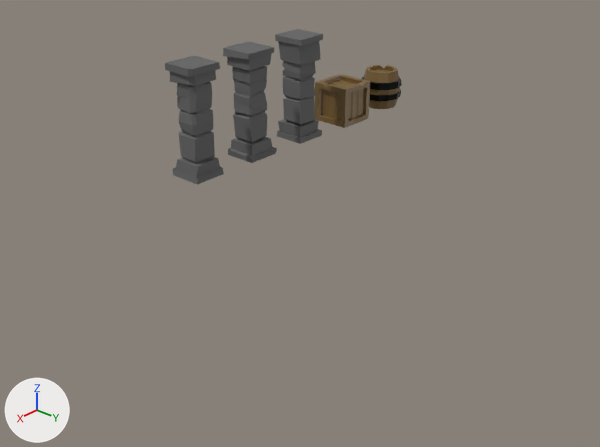
The Blender file 2nd section/Dungeon.blend, before and after one commit.
Camera for both pictures: a 50 mm camera at (15.43, 15.63, 8.5) aimed at (2.15, 3.75, -0.18). Lighting does not change. The marker at lower left points along +X, +Y and +Z. The older version comes first.

Objects in the first picture: 'barrel', 'crate', 'pillar 1', 'pillar 2', 'pillar 3'.
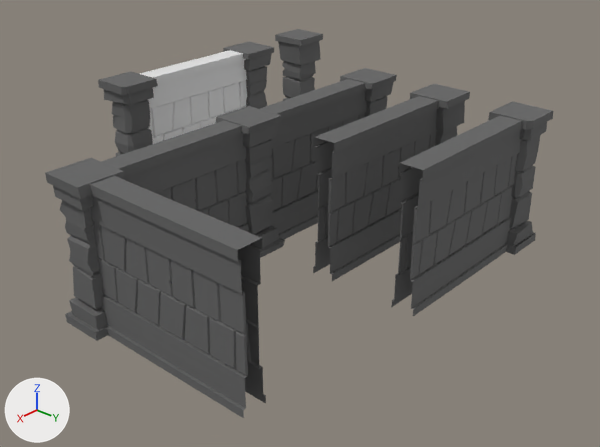
Commit message: made some walls

Location of each change, [x1, y1, x2, y2] in pixels of the pictures (600 x 447 px):
'pillar 2.003', added
    after: [45, 158, 266, 418]
'pillar 3.001', added
    after: [391, 101, 553, 316]
'pillar 1.001', added
    after: [313, 84, 470, 281]
'pillar 2.002', added
    after: [101, 106, 285, 258]
'pillar 2.001', added
    after: [260, 68, 397, 240]
'pillar 3', moved
    before: [165, 56, 224, 184]
    after: [98, 72, 158, 156]
'wall', added
    after: [140, 50, 247, 144]
'crate', hidden (brown)
    before: [315, 75, 370, 128]
'barrel', hidden
    before: [362, 65, 402, 109]
'pillar 2', unchanged, covered by the edit
    before: [223, 42, 277, 163]
    after: [223, 42, 274, 109]

The edits, one by one:
Mesh me_cube_006 is new.
It has 435 vertices, 340 faces and spans x -0.5..4.0, y -0.49..0.52, z -1.51..1.51.
It uses material mat_gray (dark grey #636363).
Mesh me_cube_003 is new.
It has 453 vertices, 359 faces and spans x -0.5..4.0, y -0.5..0.49, z -1.51..1.51.
It uses material mat_gray (dark grey #636363).
Mesh me_pillar_1_001 is new.
It has 414 vertices, 325 faces and spans x -0.49..4.0, y -0.48..0.52, z -1.51..1.51.
It uses material mat_gray (dark grey #636363).
Mesh me_plane is new.
It has 320 vertices, 235 faces and spans x -2.0..2.0, y -1.73..1.27, z -0.37..0.37.
Object 'barrel' (ob_barrel) is now hidden.
Object 'crate' (ob_crate) is now hidden.
Object 'pillar 3' (ob_pillar_3) moves from (2.0, 0.0, 1.5) to (4.0, 0.0, 1.5).
Object 'pillar 2.003' (ob_pillar_2_003) is new; it shows me_cube_006.
Its location is (8.0, 4.0, 1.5).
Its rotation in degrees is (0, 0, 90).
Object 'pillar 2.002' (ob_pillar_2_002) is new; it shows a copy of me_cube_006.
Its location is (4.0, 4.0, 1.5).
Object 'pillar 3.001' (ob_pillar_3_001) is new; it shows me_cube_003.
Its location is (0.0, 8.0, 1.5).
Object 'pillar 1.001' (ob_pillar_1_001) is new; it shows me_pillar_1_001.
Its location is (0.0, 6.0, 1.5).
Object 'pillar 2.001' (ob_pillar_2_001) is new; it shows a copy of me_cube_006.
Its location is (0.0, 4.0, 1.5).
Object 'wall' (ob_wall) is new; it shows me_plane.
Its location is (2.0, 0.02, 1.72).
Its rotation in degrees is (90, 0, 0).
Its scale is (1.0, 1.0, 0.684).
